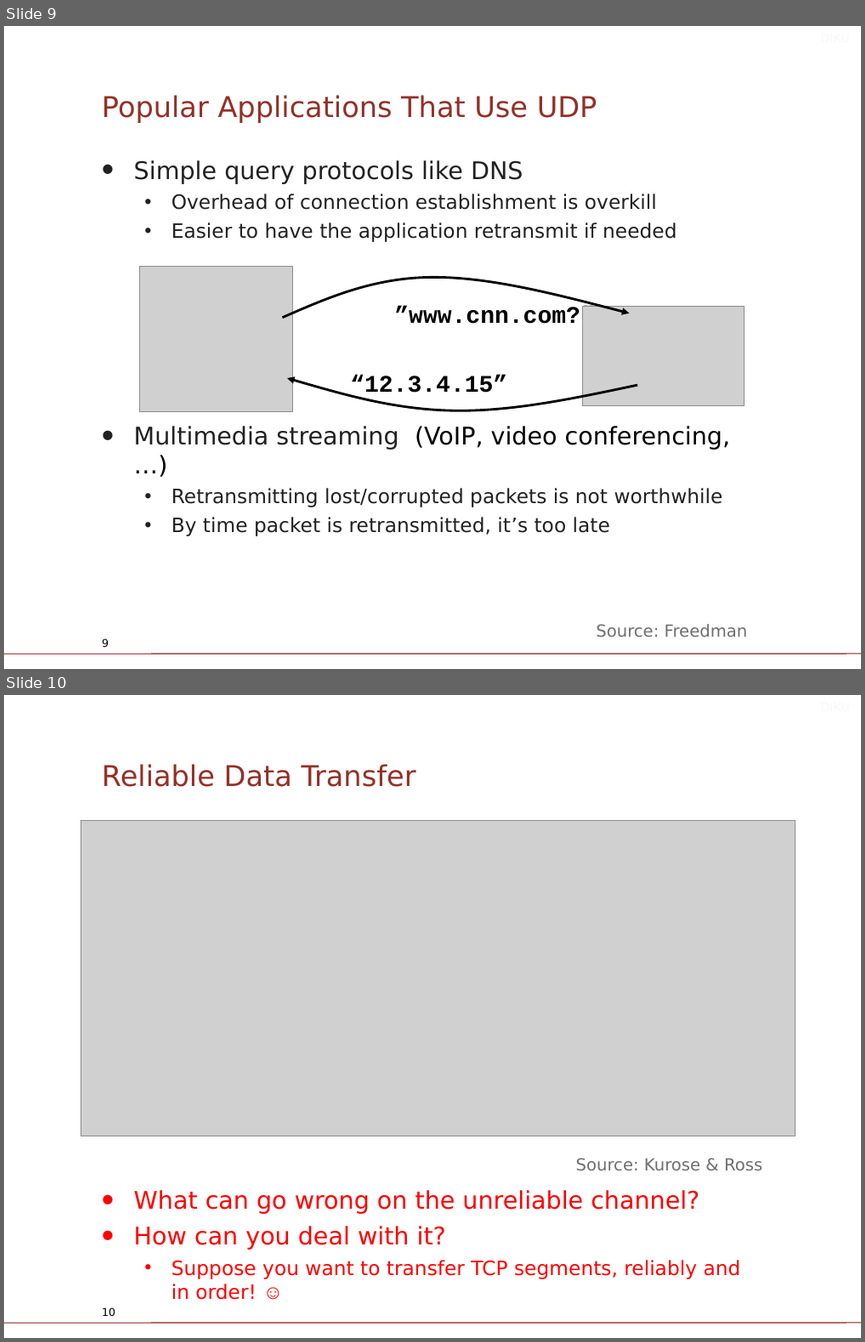
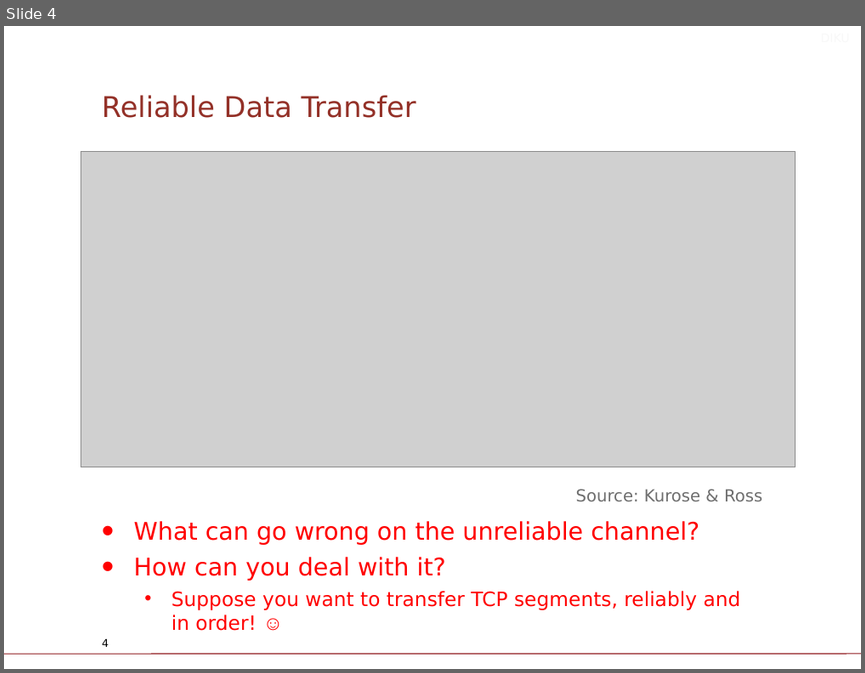
Before and after one commit to diku-compSys/compSys-e2021-pub, a slide deck: lectures/211110_tcp/slides.odp. Shown one above the other, each under a label of ours: slides 9 and 10 before the commit, slide 4 after it. The pictures are 865x1342 and 865x673 pixels, drawn with LibreOffice and Linux fonts; fonts in the diff are those of the drawing; grey boxes stand for pictures; background and template pictures are left out. Boxes give left, top, right and bottom in pixels: in the first picture for what was removed or moved away, otherwise in the second. Text is boxed around its words. In the diff, an @@ line names an element or a change of style, - is before the commit and + after.

```diff
--- a/lectures/211110_tcp/slides.odp
+++ b/lectures/211110_tcp/slides.odp
@@ slide 9 removed at (x1=4, y1=26, x2=861, y2=669), background #FFFFFF; not listed: 1 template element that a slide beside it also shows @@
@@ text removed at (x1=273, y1=26, x2=858, y2=51) @@
-DIKU
@@ title removed at (x1=102, y1=95, x2=597, y2=123) @@
-Popular Applications That Use UDP
@@ text removed at (x1=134, y1=160, x2=730, y2=536) @@
-• Simple query protocols like DNS
-  • Overhead of connection establishment is overkill
-  • Easier to have the application retransmit if needed
-• Multimedia streaming (VoIP, video conferencing, …)
-  • Retransmitting lost/corrupted packets is not worthwhile
-  • By time packet is retransmitted, it’s too late
@@ picture removed at (x1=139, y1=267, x2=293, y2=413) @@
@@ freeform shape removed at (x1=284, y1=276, x2=629, y2=317) @@
@@ text removed at (x1=394, y1=306, x2=594, y2=329) @@
-”www.cnn.com?”
@@ picture removed at (x1=582, y1=306, x2=744, y2=406) @@
@@ freeform shape removed at (x1=287, y1=378, x2=636, y2=412) @@
@@ text removed at (x1=350, y1=374, x2=507, y2=398) @@
-“12.3.4.15”
@@ text removed at (x1=596, y1=624, x2=748, y2=636) @@
-Source: Freedman
@@ page number removed at (x1=102, y1=638, x2=109, y2=647) @@
-9
@@ what was slide 10 is now slide 4 @@
@@ page number at (x1=102, y1=638, x2=109, y2=646): text changed @@
-10
+4
```
Also in this commit, not shown: 3 slides changed, 5 other slides removed, 2 other files.
